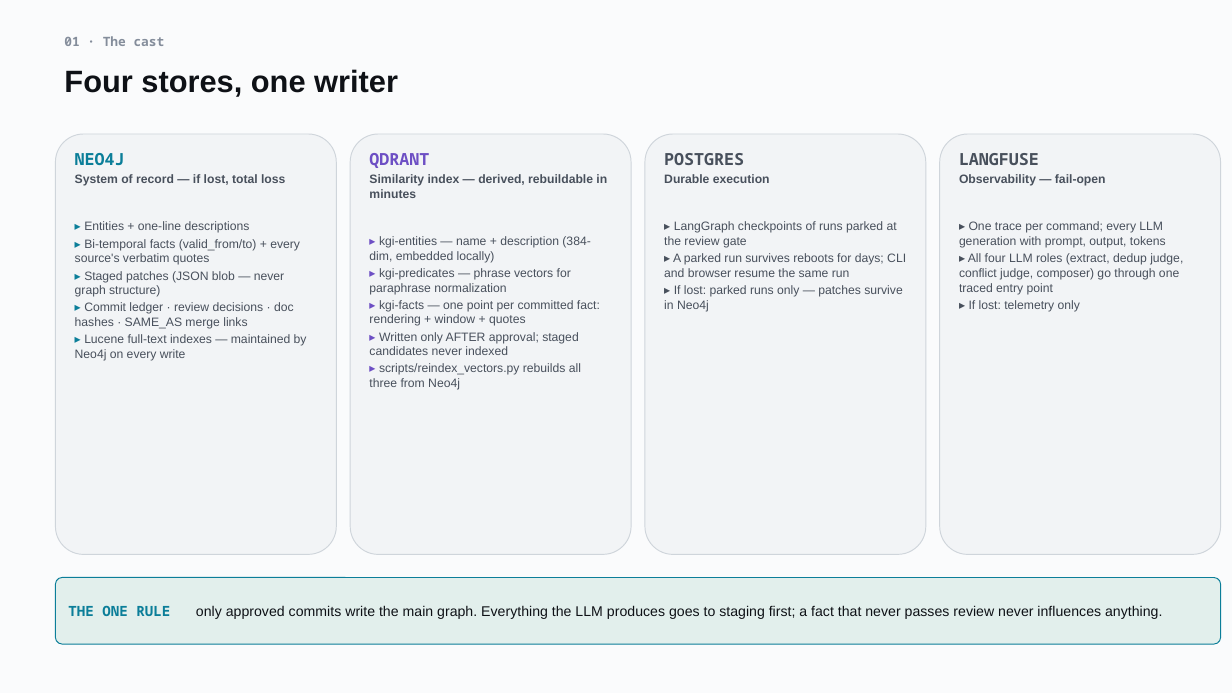
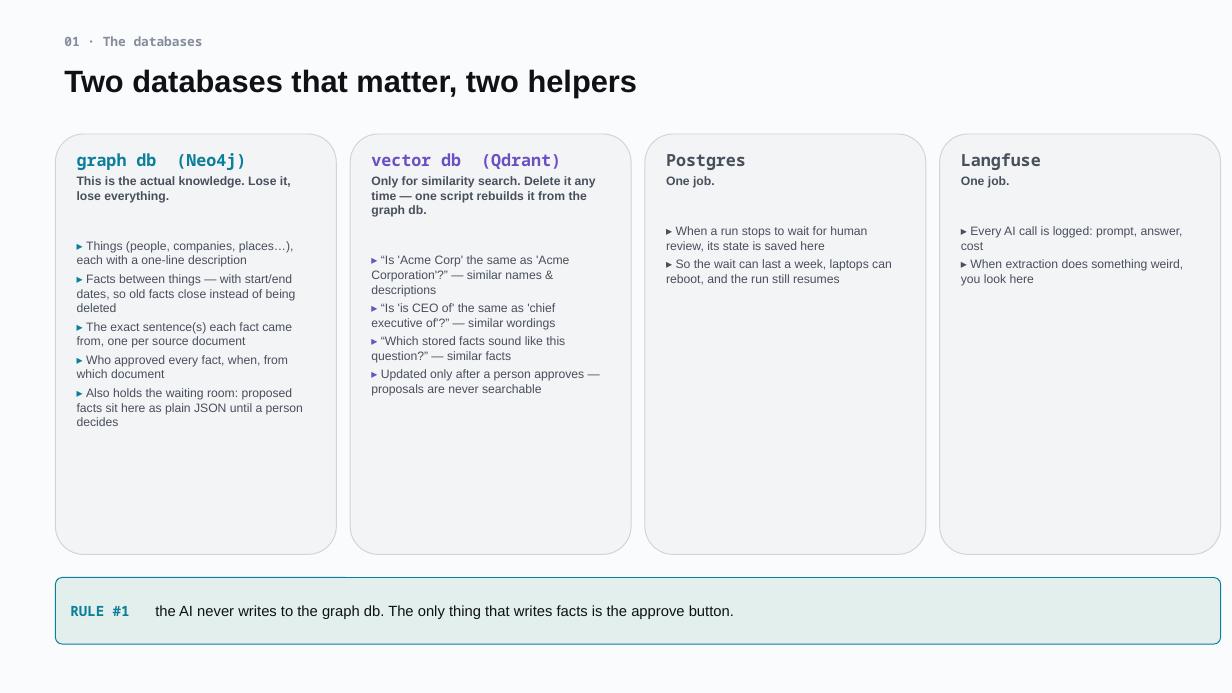
Before and after one commit to clsanc195/ks_ingestion_inference, a slide deck: slide 2 of docs/kgi-database-walkthrough.pptx. Drawn at 1232x693 pixels with LibreOffice and Linux fonts; fonts in the diff are those of the drawing. Boxes give left, top, right and bottom in pixels: in the first picture for what was removed or moved away, otherwise in the second. Text is boxed around its words. In the diff, an @@ line names an element or a change of style, - is before the commit and + after.

```diff
--- a/docs/kgi-database-walkthrough.pptx
+++ b/docs/kgi-database-walkthrough.pptx
@@ text at (64, 36, 203, 46): text changed @@
-01 · The cast
+01 · The databases
@@ text at (64, 69, 638, 98): text changed @@
-Four stores, one writer
+Two databases that matter, two helpers
@@ text in rounded rectangle at (77, 153, 303, 426): text changed @@
-NEO4J
-System of record — if lost, total loss
-▸ Entities + one-line descriptions
-▸ Bi-temporal facts (valid_from/to) + every source's verbatim quotes
-▸ Staged patches (JSON blob — never graph structure)
-▸ Commit ledger · review decisions · doc hashes · SAME_AS merge links
-▸ Lucene full-text indexes — maintained by Neo4j on every write
+graph db (Neo4j)
+This is the actual knowledge. Lose it, lose everything.
+▸ Things (people, companies, places…), each with a one-line description
+▸ Facts between things — with start/end dates, so old facts close instead of being deleted
+▸ The exact sentence(s) each fact came from, one per source document
+▸ Who approved every fact, when, from which document
+▸ Also holds the waiting room: proposed facts sit here as plain JSON until a person decides
@@ text in rounded rectangle at (371, 153, 596, 396): text changed @@
-QDRANT
-Similarity index — derived, rebuildable in minutes
-▸ kgi-entities — name + description (384-dim, embedded locally)
-▸ kgi-predicates — phrase vectors for paraphrase normalization
-▸ kgi-facts — one point per committed fact: rendering + window + quotes
-▸ Written only AFTER approval; staged candidates never indexed
-▸ scripts/reindex_vectors.py rebuilds all three from Neo4j
+vector db (Qdrant)
+Only for similarity search. Delete it any time — one script rebuilds it from the graph db.
+▸ “Is 'Acme Corp' the same as 'Acme Corporation'?” — similar names & descriptions
+▸ “Is 'is CEO of' the same as 'chief executive of'?” — similar wordings
+▸ “Which stored facts sound like this question?” — similar facts
+▸ Updated only after a person approves — proposals are never searchable
@@ text in rounded rectangle at (666, 154, 892, 285): text changed @@
-POSTGRES
-Durable execution
-▸ LangGraph checkpoints of runs parked at the review gate
-▸ A parked run survives reboots for days; CLI and browser resume the same run
-▸ If lost: parked runs only — patches survive in Neo4j
+Postgres
+One job.
+▸ When a run stops to wait for human review, its state is saved here
+▸ So the wait can last a week, laptops can reboot, and the run still resumes
@@ text in rounded rectangle at (961, 153, 1183, 286): text changed @@
-LANGFUSE
-Observability — fail-open
-▸ One trace per command; every LLM generation with prompt, output, tokens
-▸ All four LLM roles (extract, dedup judge, conflict judge, composer) go through one traced entry point
-▸ If lost: telemetry only
+Langfuse
+One job.
+▸ Every AI call is logged: prompt, answer, cost
+▸ When extraction does something weird, you look here
@@ text in rounded rectangle at (70, 605, 734, 619): text changed; size 11 to 11.5 pt @@
-THE ONE RULE only approved commits write the main graph. Everything the LLM produces goes to staging first; a fact that never passes review never influences anything.
+RULE #1 the AI never writes to the graph db. The only thing that writes facts is the approve button.
```
Also in this commit, not shown: 5 slides added, 5 slides removed.
